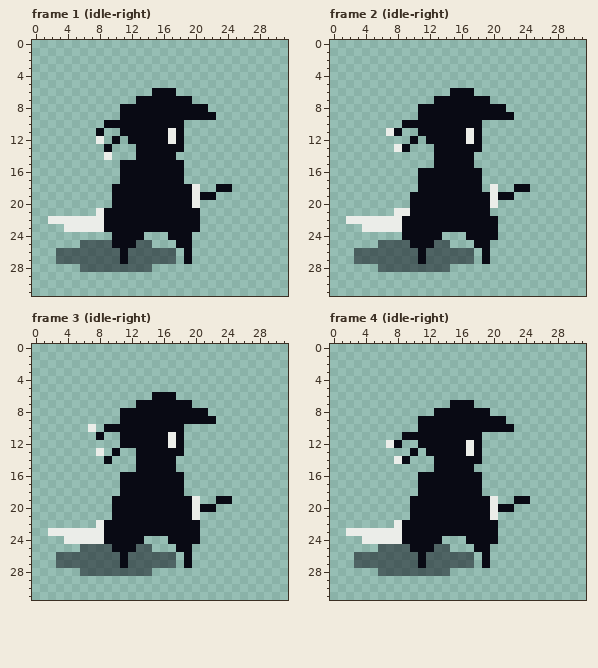
Two versions of one pixel-art file, assets/spritesheet.aseprite. Above, as it was before the edit.
32x32 pixels, 48 frames. Shown: frame 1 (idle-right), frame 2 (idle-right), frame 3 (idle-right), frame 4 (idle-right). The commit also changed other frames, which this record leaves out.
Now the later version:
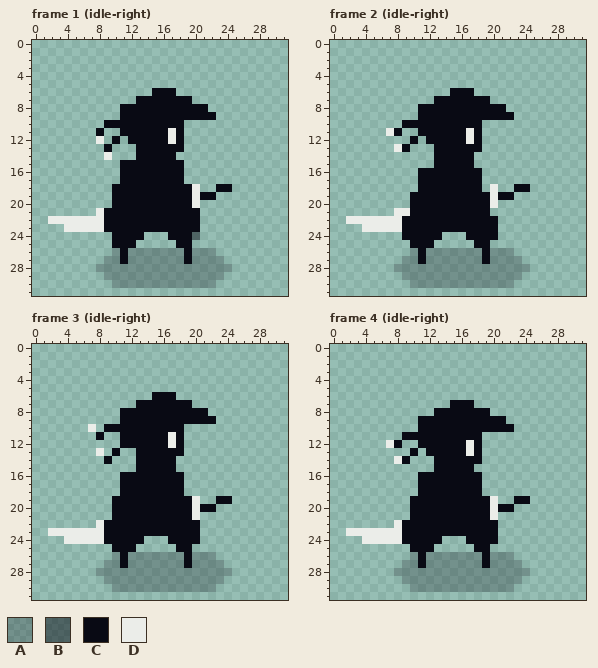
Palette (. is transparent): A #090a1440  B #090a1480  C #090a14  D #ebede9
Commit: fix: speed up attack animation
Difference:
Frame 1 (idle-right), layer "shadow":
The edit adds colour A in row 26 at x 18 and 20 to 22; in row 27 at x 18 and 20 to 23; in row 28 at x 15 to 24; in row 29 at x 9 to 23; in row 30 at x 10 to 22.
Colour B gives way to colour A in row 26 at x 10 and 12 to 17; in row 27 at x 9 to 10 and 12 to 17; in row 28 at x 8 to 14.
The edit adds colour B in row 24 at x 20.
The edit erases colour B in row 25 at x 6 to 9 and 13 to 14; in row 26 at x 3 to 9; in row 27 at x 3 to 8; in row 28 at x 6 to 7.
Frame 2 (idle-right), layer "shadow":
The edit adds colour A in row 26 at x 18 and 20 to 22; in row 27 at x 18 and 20 to 23; in row 28 at x 15 to 24; in row 29 at x 9 to 23; in row 30 at x 10 to 22.
Colour B gives way to colour A in row 26 at x 10 and 12 to 17; in row 27 at x 9 to 10 and 12 to 17; in row 28 at x 8 to 14.
The edit erases colour B in row 25 at x 6 to 9 and 13 to 14; in row 26 at x 3 to 9; in row 27 at x 3 to 8; in row 28 at x 6 to 7.
Frame 3 (idle-right), layer "shadow": the same change as frame 2 (idle-right)
Frame 4 (idle-right), layer "shadow": the same change as frame 2 (idle-right)
Changed places in both pictures, as pixel boxes (x1, y1, x2, y2):
changed: (56, 232, 232, 288)
changed: (354, 240, 530, 288)
changed: (56, 544, 232, 592)
changed: (354, 544, 530, 592)
